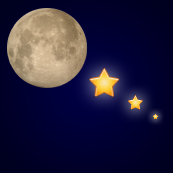
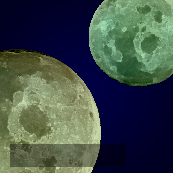
The second 173x173 image is a revision of the first. Changes to its layers:
added layer "Layer 9" (40%) above "Layer 8" over [10, 144, 126, 167]
added layer "Layer 6" above "Layer 7" over [0, 49, 101, 173]
added layer "Layer 7" above "Layer 5" over [88, 0, 173, 87]
hid "Layer 5" over [153, 113, 158, 120]
hid "Layer 4" over [128, 95, 143, 110]
hid "Layer 3" over [89, 67, 120, 98]
hid "Layer 2" over [7, 8, 87, 88]
